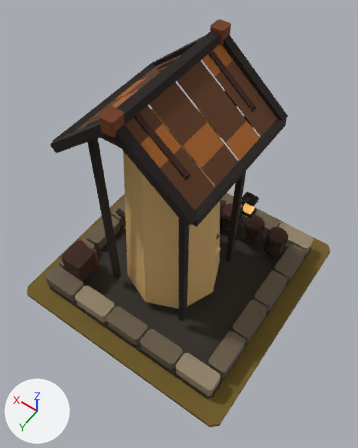
The glTF model art/mill_t4/mill_t4.glb, before and after one commit.
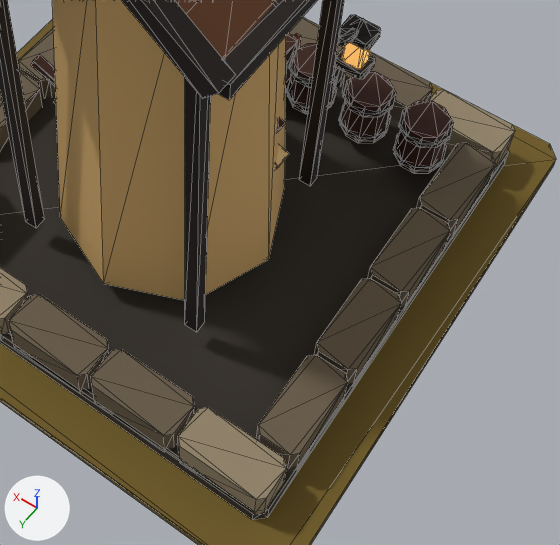
Old and new are each drawn whole from a camera (50 mm lens) standing at (-1.63, 2.36, 5.3) and looking at (0.01, 0.06, 1.68) and again close up on the part from 29% to 93% of the width and 41% to 91% of the height. The axes (+X, +Y, +Z) are drawn at lower left. The lights are the same throughout. The older version's two pictures come first. The close-ups show mesh edges as thin lines.

Names of what the first close-up shows: 'MMR | mill | T04 Architecture.001', 'MMR | mill | T04 Wind Rotor.001', 'MMR | mill | Tier 04 Ground.001'.
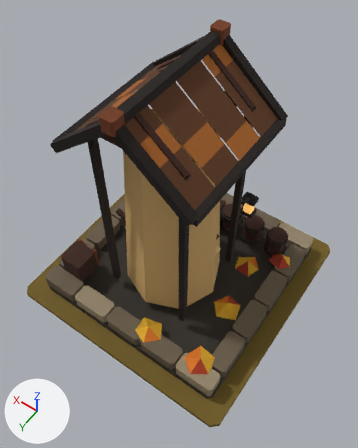
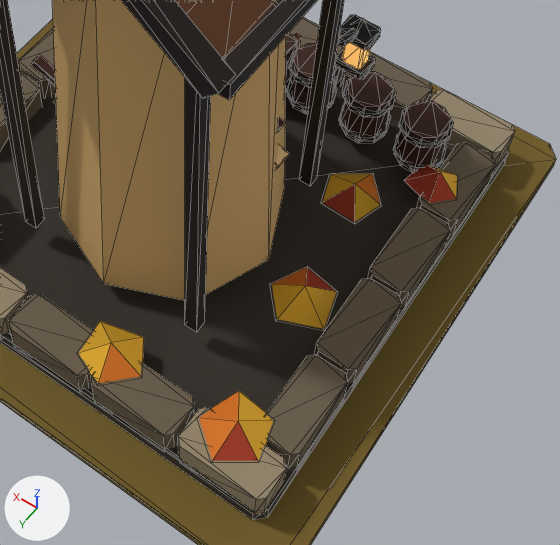
Boxes (x1, y1, x2, y2) around the edits, measured in the close-ups (560 x 545 px):
'MMR | mill | T04 Autumn Dressing.001', added
    after: (79, 165, 457, 461)

The change, as a list of edits to the scene's bpy script:
```text
Add me_mmr___mill___t04_autumn_dressing_001:
    me_mmr___mill___t04_autumn_dressing_001.from_pydata(...)  # 43 vertices, 43 faces; spans x -0.95..0.61, y -0.63..0.99, z 0.08..0.32
    me_mmr___mill___t04_autumn_dressing_001.materials.append(mat_mmr___shared_palette_atlas)  # picture img_mmr_shared_color_palette_64
Add ob_mmr___mill___t04_autumn_dressing_001:
    ob_mmr___mill___t04_autumn_dressing_001 = bpy.data.objects.new('MMR | mill | T04 Autumn Dressing.001', me_mmr___mill___t04_autumn_dressing_001)
    ob_mmr___mill___t04_autumn_dressing_001.location = (0.0, 0.0, 0.865)
```
